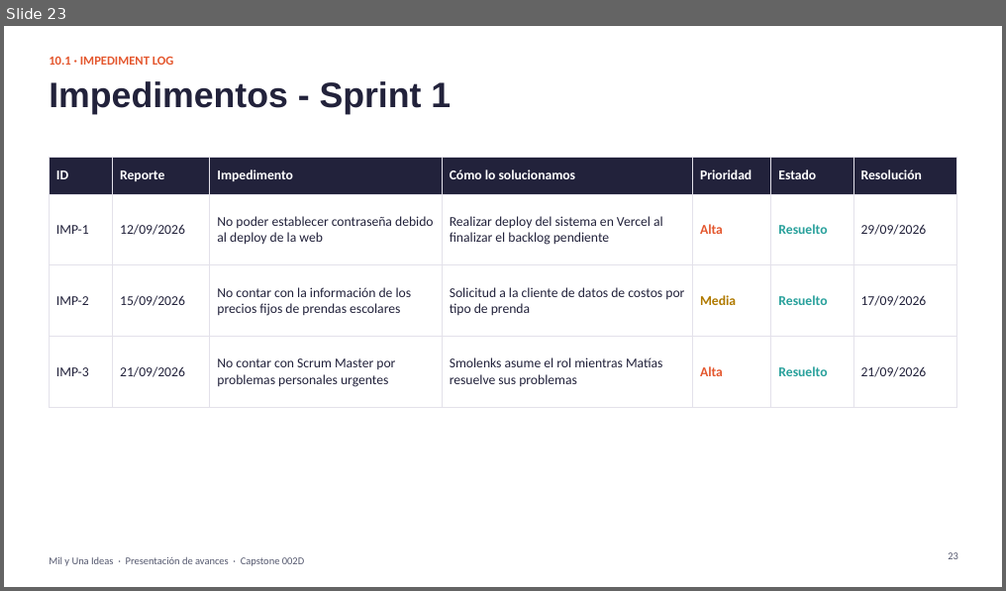
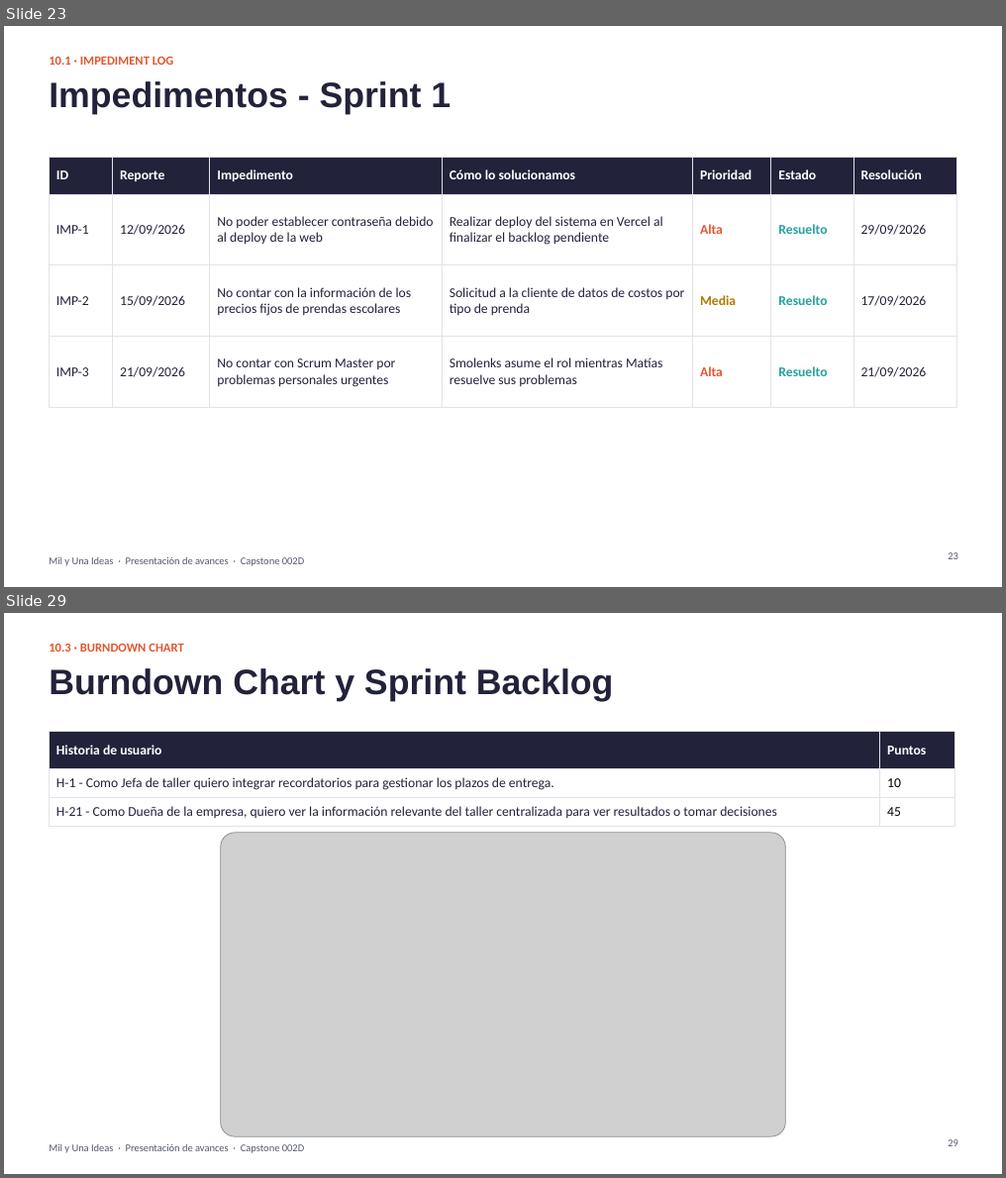
Before and after one commit to smaravena/Capstone_002D_Grupo_10, a slide deck: Fase 2/Evidencias Proyecto/Presentación Proyecto.pptx. Shown one above the other, each under a label of ours: slide 23 before the commit, slides 23 and 29 after it; the slides between them are not shown. The pictures are 1006x591 and 1006x1178 pixels, drawn with LibreOffice and Linux fonts; fonts in the diff are those of the drawing; grey boxes stand for pictures. Boxes give left, top, right and bottom in pixels: in the first picture for what was removed or moved away, otherwise in the second. Text is boxed around its words. In the diff, an @@ line names an element or a change of style, - is before the commit and + after.

```diff
--- a/Fase 2/Evidencias Proyecto/Presentación Proyecto.pptx
+++ b/Fase 2/Evidencias Proyecto/Presentación Proyecto.pptx
@@ slide 29 added at [4,613,1002,1174], background #FFFFFF; not listed: 1 template element that a slide beside it also shows @@
@@ text added at [49,643,183,652], 12 pt, text #E4572E, bold @@
+10.3 · BURNDOWN CHART
@@ title added at [49,668,614,701], 34 pt, text #22223B, bold @@
+Burndown Chart y Sprint Backlog
@@ table added at [49,731,954,977], 3 rows, 2 columns @@
+Historia de usuario | Puntos
+H-1 - Como Jefa de taller quiero integrar recordatorios para gestionar los plazos de entrega. | 10
+H-21 - Como Dueña de la empresa, quiero ver la información relevante del taller centralizada para ver resultados o tomar decisiones | 45
@@ picture added at [221,833,785,1137] @@
@@ page number added at [947,1140,958,1147], 10 pt, text #55596F @@
+29
```
Also in this commit, not shown: 8 slides changed, 4 other slides added, 1 slide removed, 8 other files.
